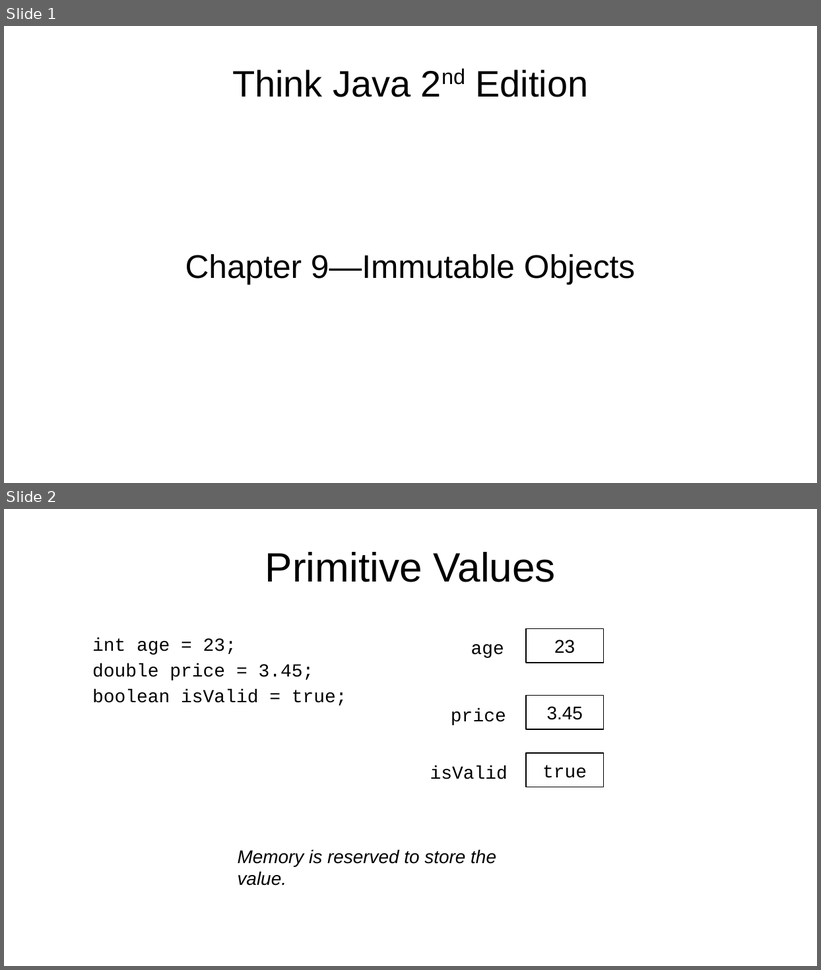
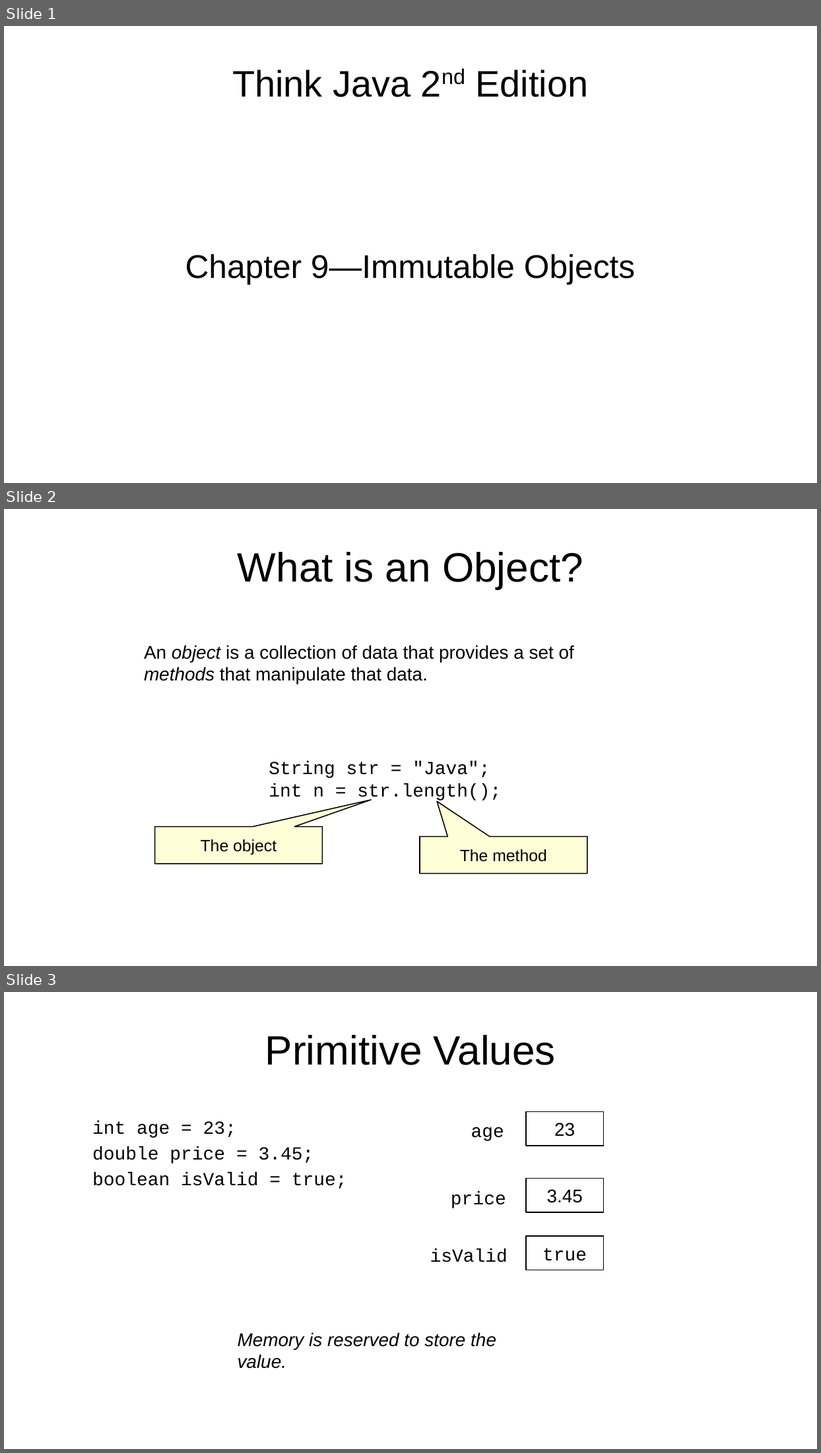
Before and after one commit to jdeisenberg/ThinkJava2Slides, a slide deck: chapter09.pptx. Shown one above the other, each under a label of ours: slides 1 and 2 before the commit, slides 1, 2 and 3 after it. The pictures are 821x970 and 821x1453 pixels, drawn with LibreOffice and Linux fonts; fonts in the diff are those of the drawing. Boxes give left, top, right and bottom in pixels: in the first picture for what was removed or moved away, otherwise in the second. Text is boxed around its words. In the diff, an @@ line names an element or a change of style, - is before the commit and + after.

Commit message:
Add slide definining what an object is.

```diff
--- a/chapter09.pptx
+++ b/chapter09.pptx
@@ slide 2 added at (x1=4, y1=509, x2=817, y2=966), background #FFFFFF @@
@@ text added at (x1=238, y1=552, x2=583, y2=589), 40 pt, text #000000 @@
+What is an Object?
@@ text added at (x1=144, y1=645, x2=574, y2=685), 18 pt, text #000000 @@
+An object is a collection of data that provides a set of methods that manipulate that data.
@@ text added at (x1=269, y1=761, x2=501, y2=802), 18 pt, text #000000 @@
+String str = "Java";
+int n = str.length();
@@ speech box added at (x1=155, y1=827, x2=323, y2=864), fill #FFFFD7, outline #000000 0.99 pt, 16 pt, text #000000 @@
+The object
@@ speech box added at (x1=420, y1=836, x2=587, y2=873), fill #FFFFD7, outline #000000 0.99 pt, 16 pt, text #000000 @@
+The method
@@ what was slide 2 is now slide 3 @@
```
Also in this commit, not shown: 1 other file.
